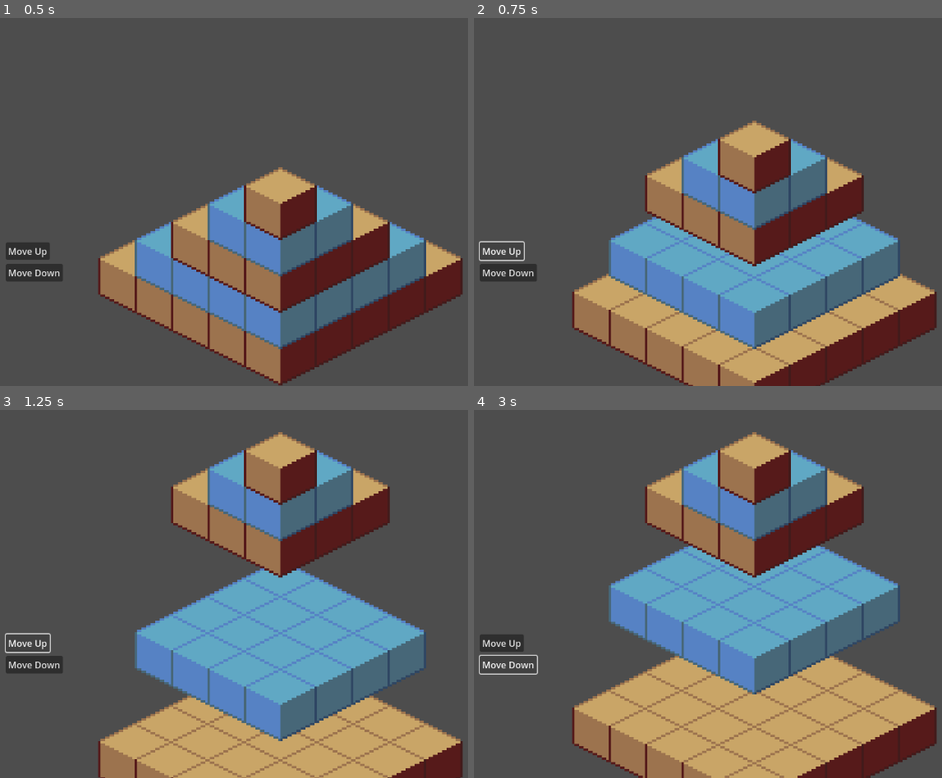
Above: before the commit, frames 1-4 (two rows, left to right).
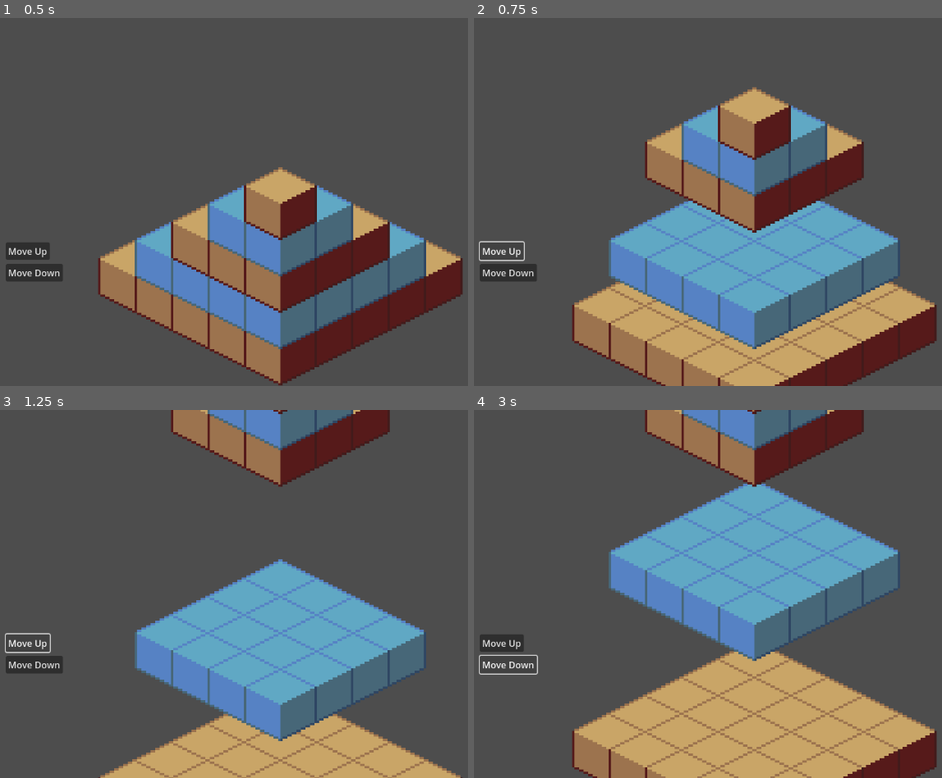
Above: after the commit, the same moments.

Repository: austin226/godot-isometric-demo
Game: Godot game, scene res://level.tscn
Two runs of this game, one before a commit and one after it. Both use one fixed random seed, a clock stepped at 60 frames per second and the inputs below.
Inputs:
- Up to frame 1 (0.5 s): no input
- Up to frame 2 (0.75 s): click "Move Up" at 0.5 s
- Up to frame 3 (1.25 s): no input
- Up to frame 4 (3 s): click "Move Down" at 1.25 s; click "Move Up" at 2 s; click "Move Down" at 2.75 s

Frame 1 is identical in both runs. In frame 2, 21% of the frame differs, in the area x 21-99%, y 18-100%; in frame 3, 21%; in frame 4, 40%, in the area x 21-99%, y 0-100%.

Commit message:
Increase distance of un-focused layers

Diff:
--- a/grid/grid.gd
+++ b/grid/grid.gd
@@ -8,8 +8,8 @@
 var _min_layer: int = 0
 var _max_layer: int = 0
 
-const EXTRA_LAYER_GAP_DOWN: float = Coord.COORDINATE_SCALE * 5
-const EXTRA_LAYER_GAP_UP: float = Coord.COORDINATE_SCALE * 7
+const EXTRA_LAYER_GAP_DOWN: float = Coord.COORDINATE_SCALE * 7
+const EXTRA_LAYER_GAP_UP: float = Coord.COORDINATE_SCALE * 12
 const LAYER_MOVE_DURATION_S: float = 0.5
 
 
